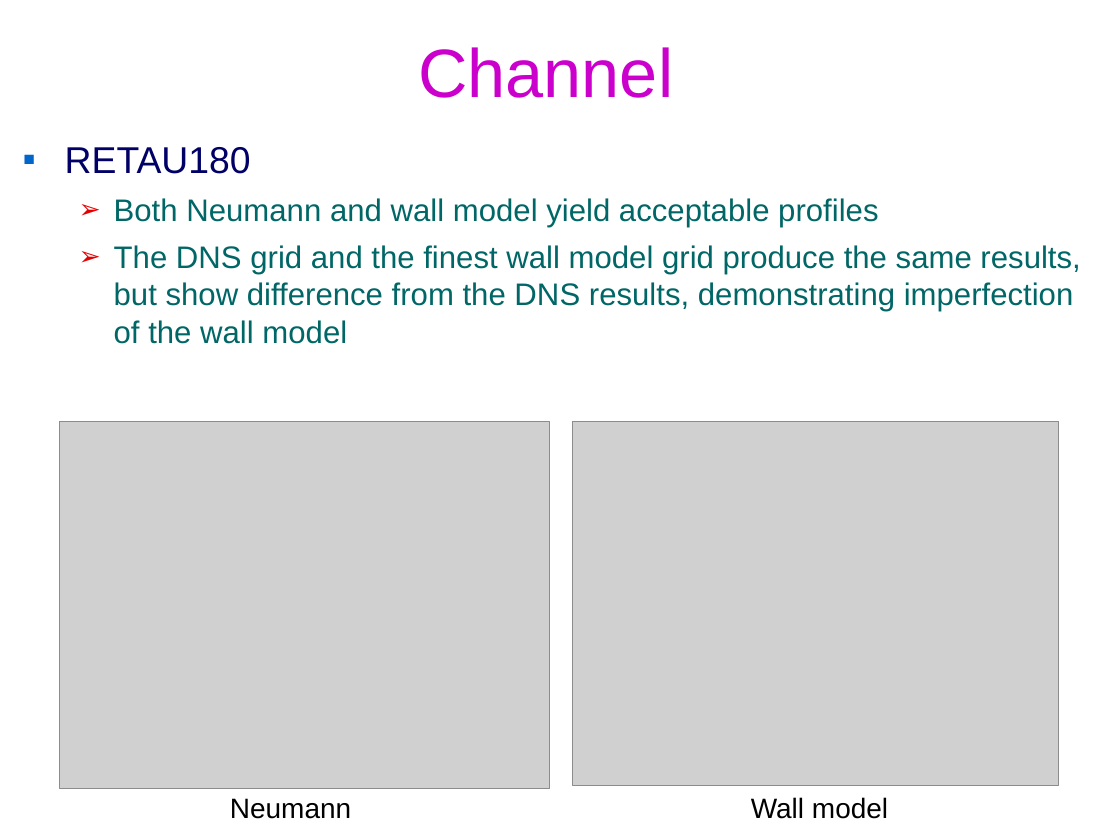
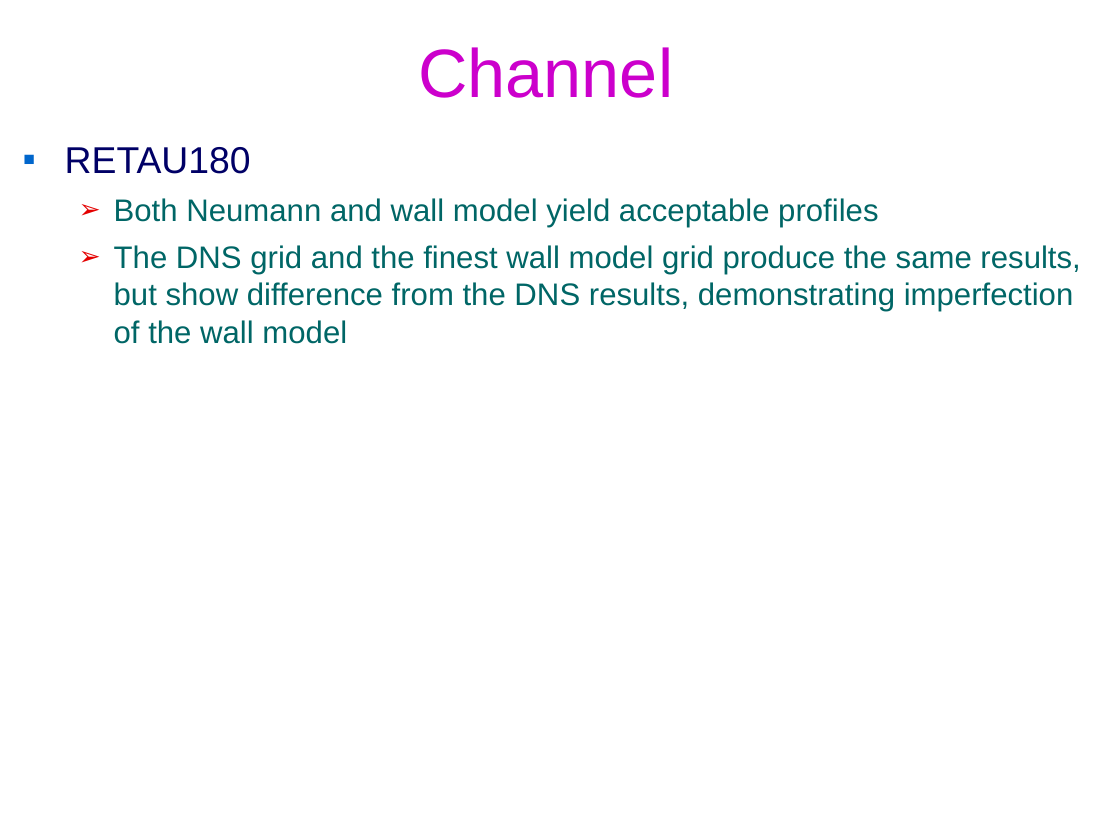
Before and after one commit to federicoVerolini/CaLES, a slide deck: slide 2 of docs/vv.pptx. Drawn at 1120x840 pixels with LibreOffice and Linux fonts; fonts in the diff are those of the drawing; grey boxes stand for pictures; background and template pictures are left out. Boxes give left, top, right and bottom in pixels: in the first picture for what was removed or moved away, otherwise in the second. Text is boxed around its words. In the diff, an @@ line names an element or a change of style, - is before the commit and + after.

```diff
--- a/docs/vv.pptx
+++ b/docs/vv.pptx
@@ picture removed at (x1=59, y1=422, x2=550, y2=788) @@
@@ picture removed at (x1=572, y1=421, x2=1058, y2=785) @@
@@ text removed at (x1=230, y1=798, x2=351, y2=819) @@
-Neumann
@@ text removed at (x1=751, y1=797, x2=888, y2=819) @@
-Wall model
```
Also in this commit, not shown: 8 other slides changed, 1 slide added, 1 slide removed, 20 other files.
